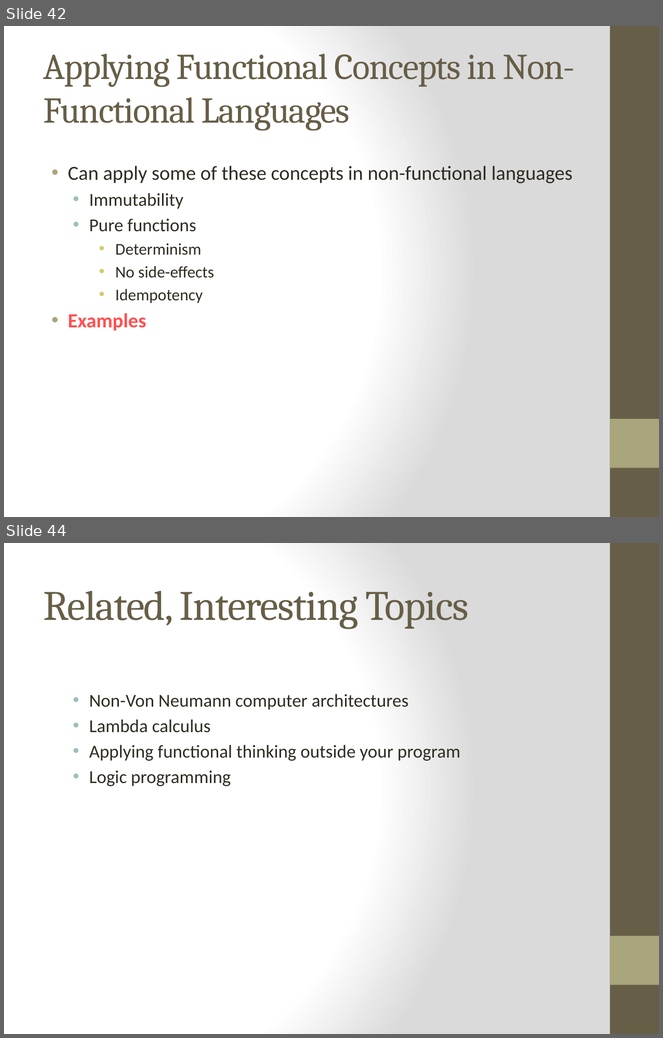
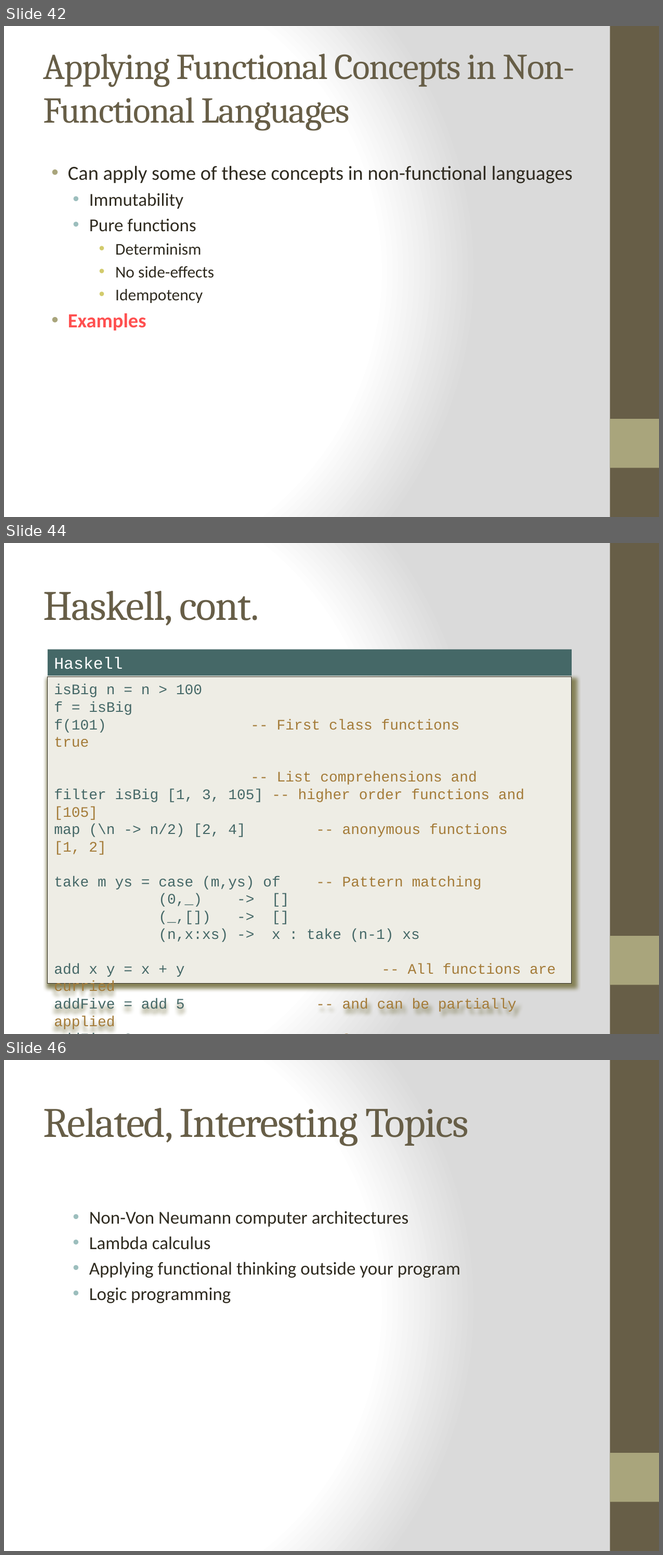
Before and after one commit to bjhartin/FoundationsOfFunctionalProgramming, a slide deck: FoundationsOfFunctionalProgramming.pptx. Shown one above the other, each under a label of ours: slides 42 and 44 before the commit, slides 42, 44 and 46 after it; the slides between them are not shown. The pictures are 663x1038 and 663x1555 pixels, drawn with LibreOffice and Linux fonts; fonts in the diff are those of the drawing. Boxes give left, top, right and bottom in pixels: in the first picture for what was removed or moved away, otherwise in the second. Text is boxed around its words. In the diff, an @@ line names an element or a change of style, - is before the commit and + after.

Commit message:
Brian: Adding Haskell slides.

```diff
--- a/FoundationsOfFunctionalProgramming.pptx
+++ b/FoundationsOfFunctionalProgramming.pptx
@@ slide 44 added at [4, 543, 659, 1034], background gradient #FFFFFF to #DADADA; not listed: 2 template elements that a slide beside it also shows @@
@@ title added at [44, 591, 259, 626], 46 pt, text #675E47 @@
+Haskell, cont.
@@ rectangle added at [48, 649, 572, 676], fill #456867, 18 pt, text #FFFFFF @@
+Haskell
@@ rectangle added at [48, 677, 572, 984], fill #EEEDE5, outline #2F2B20 0.75 pt, 16 pt, text #A47B38 @@
+isBig n = n > 100
+f = isBig
+f(101) -- First class functions true
+-- List comprehensions and
+filter isBig [1, 3, 105] -- higher order functions and [105]
+map (\n -> n/2) [2, 4] -- anonymous functions [1, 2]
+take m ys = case (m,ys) of -- Pattern matching
+(0,_) -> []
+(_,[]) -> []
+(n,x:xs) -> x : take (n-1) xs
+add x y = x + y -- All functions are curried
+addFive = add 5 -- and can be partially applied
+addFive 3 -- 8
@@ what was slide 44 is now slide 46 @@
```
Also in this commit, not shown: 3 slides changed, 2 other slides added, 1 slide removed, 3 other files.
